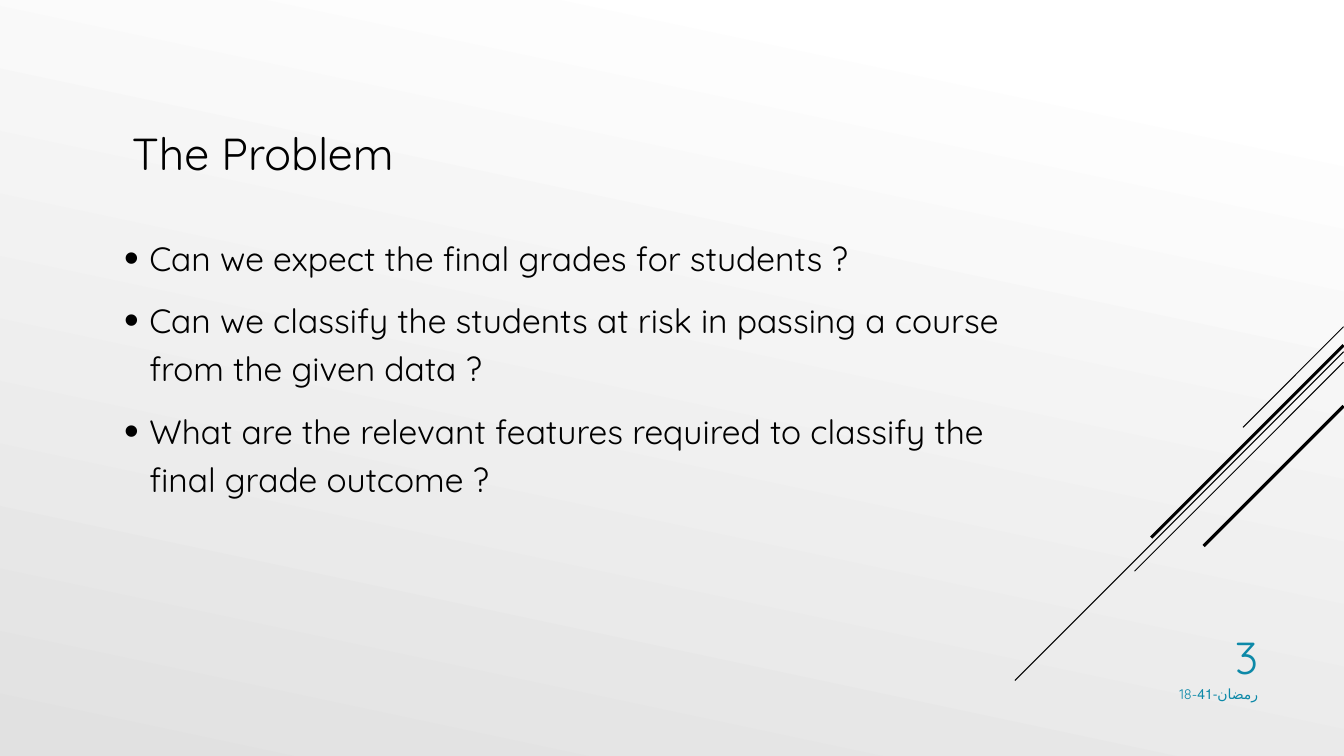
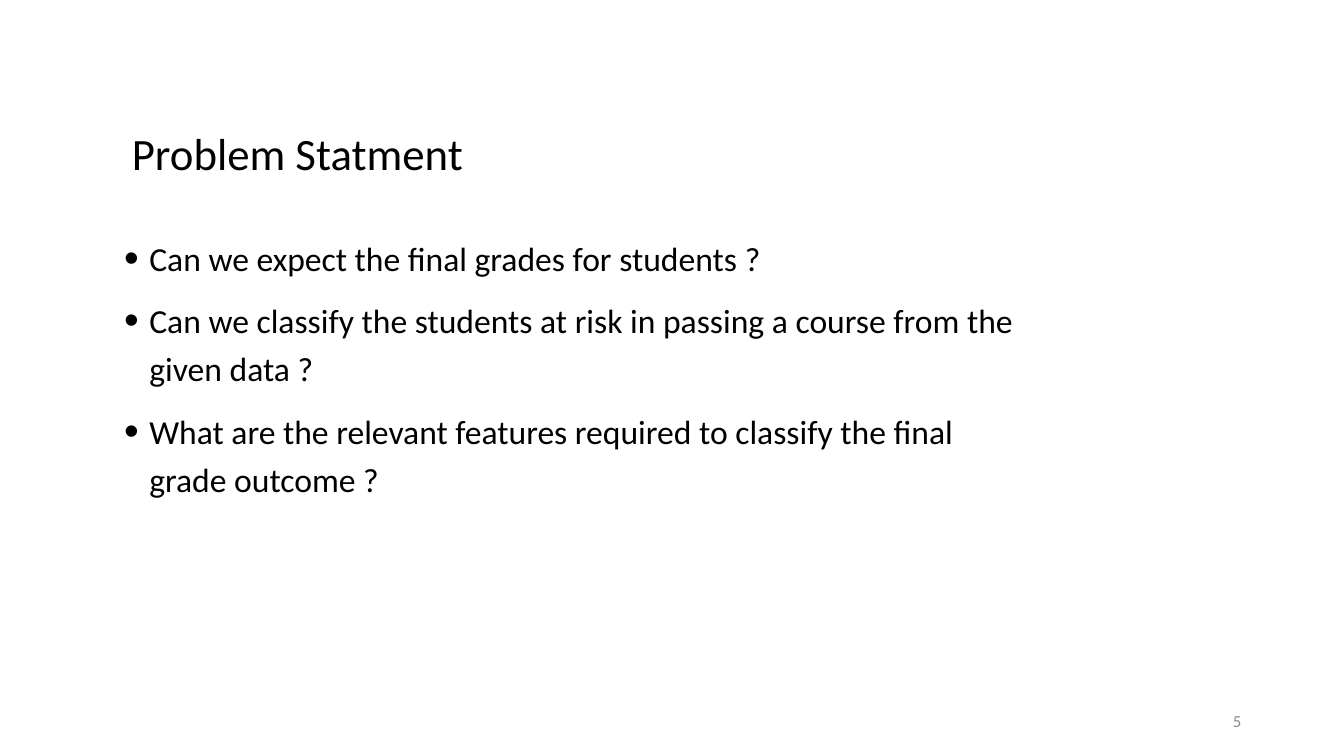
Before and after one commit to AdelAltuwaijri/StudentsPerformanceAnalysis, a slide deck: slide 5 of Student Performance Analysis Project.pptx (slide 3 before the commit). Drawn at 1344x756 pixels with LibreOffice and Linux fonts; fonts in the diff are those of the drawing. Boxes give left, top, right and bottom in pixels: in the first picture for what was removed or moved away, otherwise in the second. Text is boxed around its words. In the diff, an @@ line names an element or a change of style, - is before the commit and + after.

```diff
--- a/Student Performance Analysis Project.pptx
+++ b/Student Performance Analysis Project.pptx
@@ background gradient #FFFFFF to #E1E1E1 to #FFFFFF @@
@@ text at <box>132,139,462,171</box>: text changed; font Quicksand to Calibri @@
-The Problem
+Problem Statment
@@ text "Can we expect the final ..." at <box>149,247,1013,498</box>: font Quicksand to Calibri @@
@@ group removed at <box>1015,327,1344,681</box>: 5 lines @@
@@ page number removed at <box>1235,642,1258,675</box> @@
-3
@@ text removed at <box>1179,688,1258,703</box> @@
-18-رمضان-41
@@ page number added at <box>1233,716,1241,727</box>, 12 pt, text #8C8C8C @@
+5
```
Also in this commit, not shown: 12 other slides changed, 7 slides added, 1 slide removed, 7 other files.
